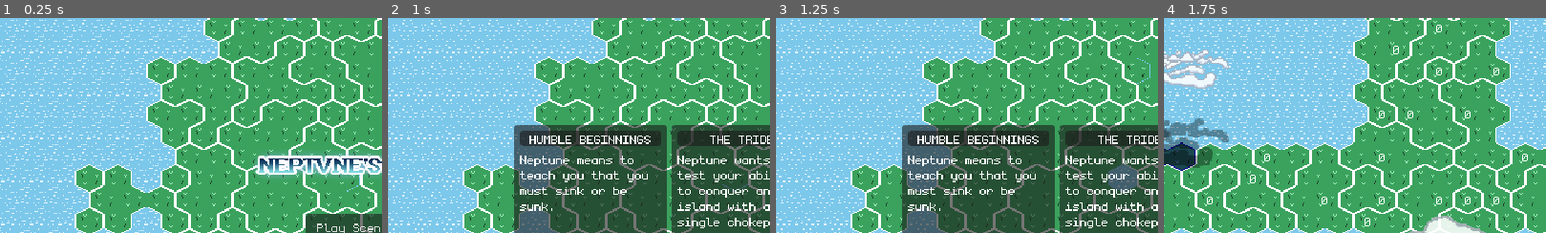
Above: before the commit, frames 1-4 (left to right).
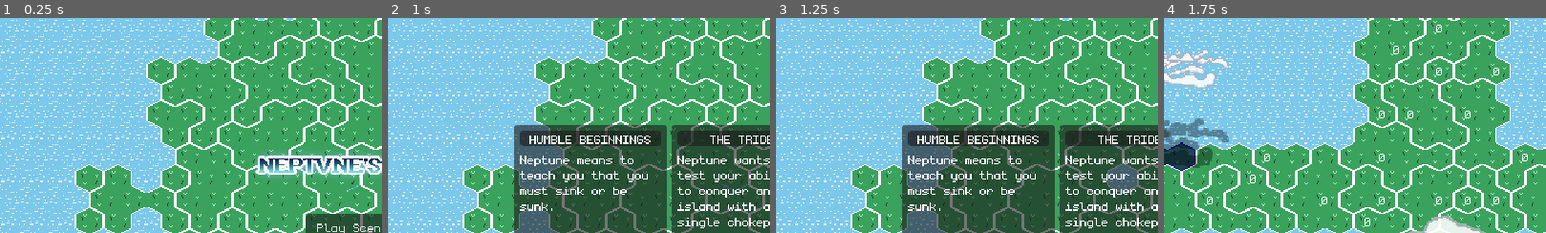
Above: after the commit, the same moments.

Repository: feored/LD54
Game: Godot game, scene res://scenes/main_menu/main_menu.tscn
The game is run twice, just before and just after one commit, with the same random seed, the same clock (stepped at 60 frames per second) and the same inputs.
Inputs:
- Up to frame 1 (0.25 s): no input
- Up to frame 2 (1 s): click "Play Scenario" at 0.5 s
- Up to frame 3 (1.25 s): no input
- Up to frame 4 (1.75 s): click "Play" at 1.25 s
The pictures show only the part of the screen within x 3-53%, y 1-51%; the shares and areas given below are measured in that part.

Frames 1-2 are identical in both runs. In frame 3, 0.2% of the frame differs, in the area x 86-98%, y 18-82%; in frame 4, nothing differs.

Commit message:
Fix region label display bug.

Diff:
--- a/scenes/main/main.gd
+++ b/scenes/main/main.gd
@@ -236,6 +236,7 @@
 			clear_selected_region()
 
 func next_turn():
+	clear_selected_region()
 	self.world.clear_regions_used()
 	Settings.input_locked = true
 	if check_global_turn_over():
--- a/world/tiles/tile.gd
+++ b/world/tiles/tile.gd
@@ -53,6 +53,7 @@
 
 func delete():
 	animation_player.play("sink")
+	await animation_player.animation_finished
 
 func delete_from_world():
 	self.delete_callable.call(self.coords)
--- a/world/world.gd
+++ b/world/world.gd
@@ -172,8 +172,18 @@
 	else:
 		self.messenger.call("A patch of land sinks somewhere...")
 	await self.camera.move_smoothed(self.coords_to_pos(coords_array[0]), 5)
+	var delete_finished = 0
 	for coords in coords_array:
-		await self.tiles[coords].delete()
+		self.tiles[coords].delete()
+	var check_all_deleted = func():
+		for coords in coords_array:
+			if self.tiles.has(coords):
+				return false
+		return true
+	while not check_all_deleted.call():
+		await Utils.wait(0.1)
+
+
 
 func delete_cell_memory(coords : Vector2i):
 	if not self.tiles.has(coords):
@@ -200,6 +210,7 @@
 		if (region_tiles.size() > 0):
 			region_to_expand = self.regions.keys().max() + 1
 			self.regions[region_to_expand] = create_region(region_to_expand)
+	region_update_label(self.regions[region])
 	self.apply_borders()
 
 func expand_single_region_from_coords(region: int, region_tiles: Array):
